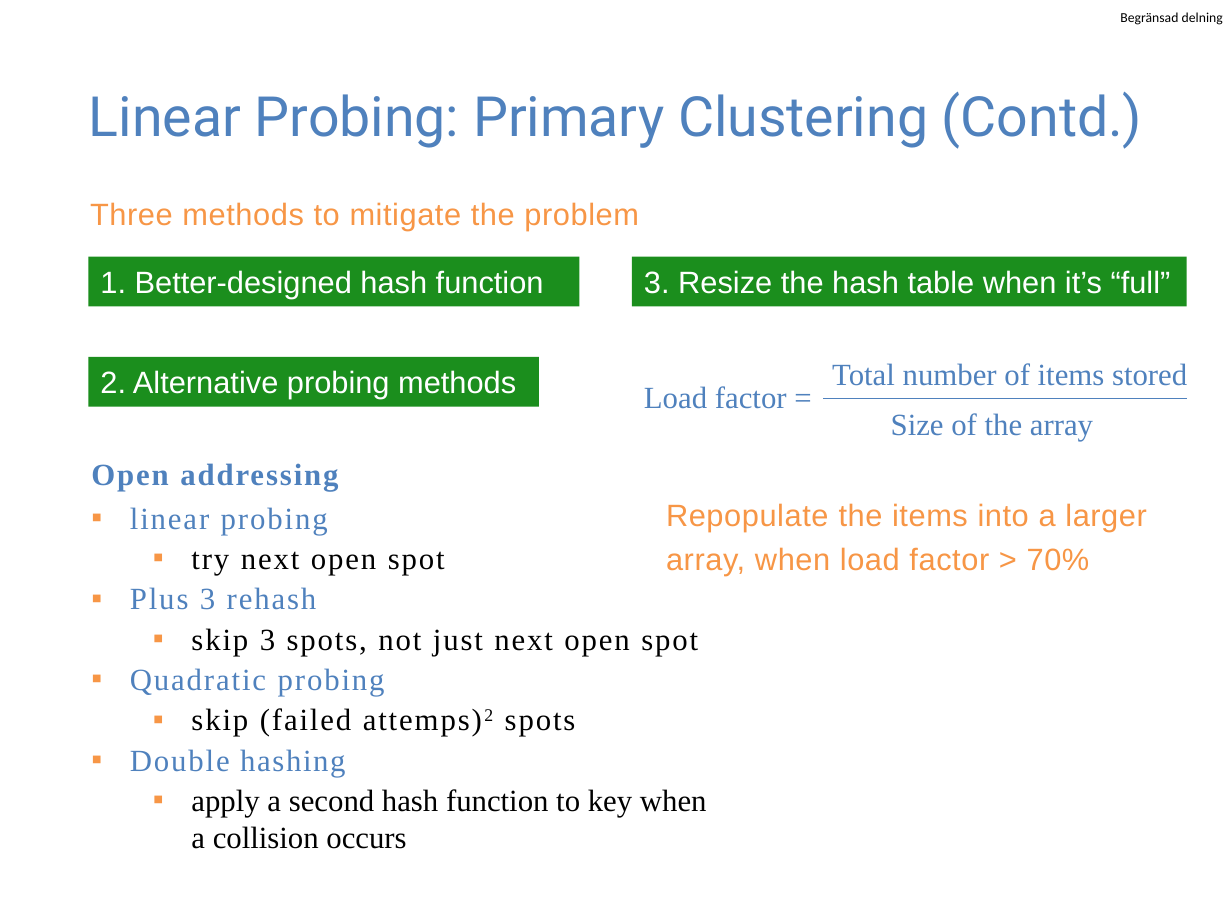
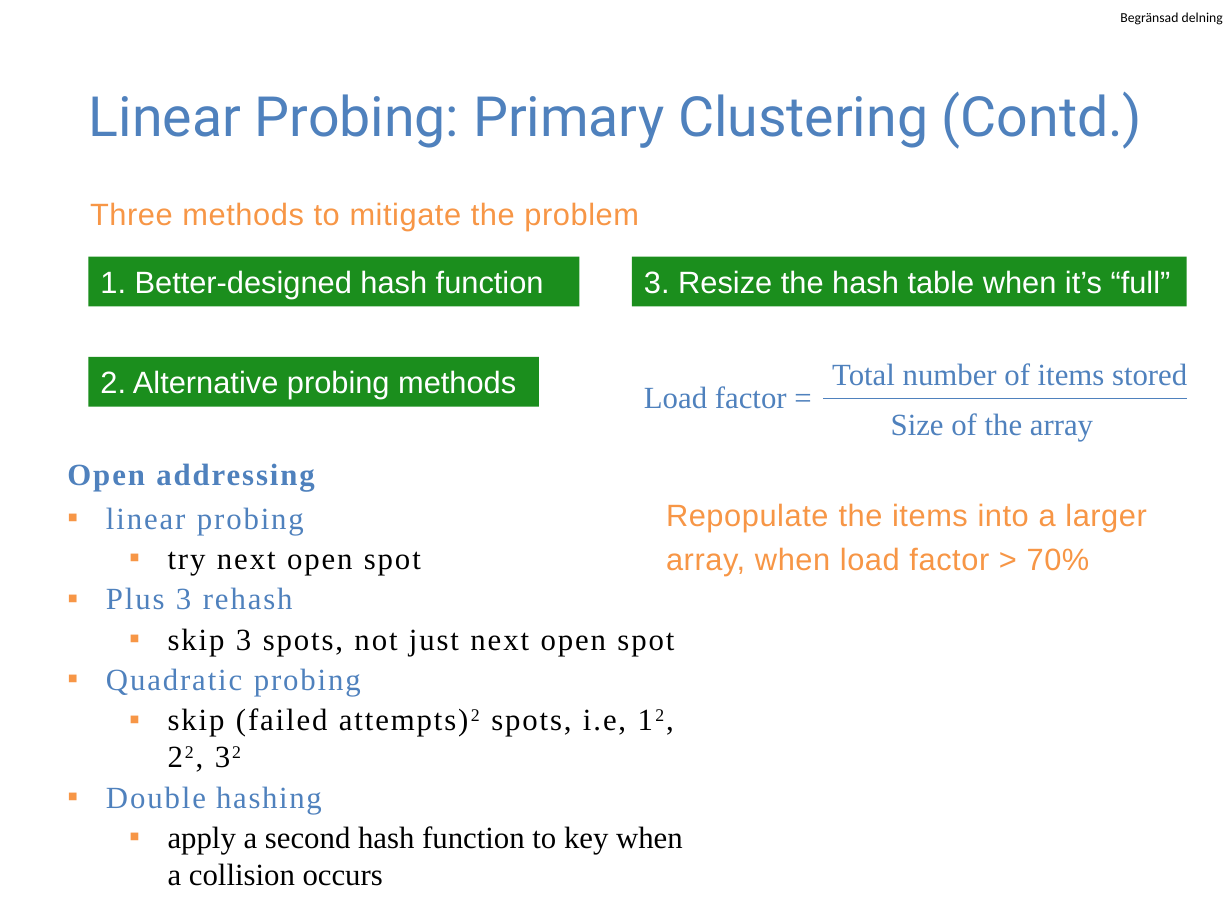
Before and after one commit to guhofstra/CSC111Fa25, a slide deck: slide 18 of PPTs/Lecture 7-hash table.pptx. Drawn at 1232x924 pixels with LibreOffice and Linux fonts; fonts in the diff are those of the drawing. Boxes give left, top, right and bottom in pixels: in the first picture for what was removed or moved away, otherwise in the second. Text is boxed around its words. In the diff, an @@ line names an element or a change of style, - is before the commit and + after.

```diff
--- a/PPTs/Lecture 7-hash table.pptx
+++ b/PPTs/Lecture 7-hash table.pptx
@@ text "Open addressing" moved from (x1=91, y1=463, x2=707, y2=849) to (x1=67, y1=463, x2=683, y2=886) @@
@@ text at (x1=168, y1=708, x2=626, y2=736): text changed @@
-  ▪ skip (failed attemps)2 spots
+  ▪ skip (failed attempts)2 spots, i.e, 12, 22, 32
```
Also in this commit, not shown: 2 other slides changed, 6 other files.
